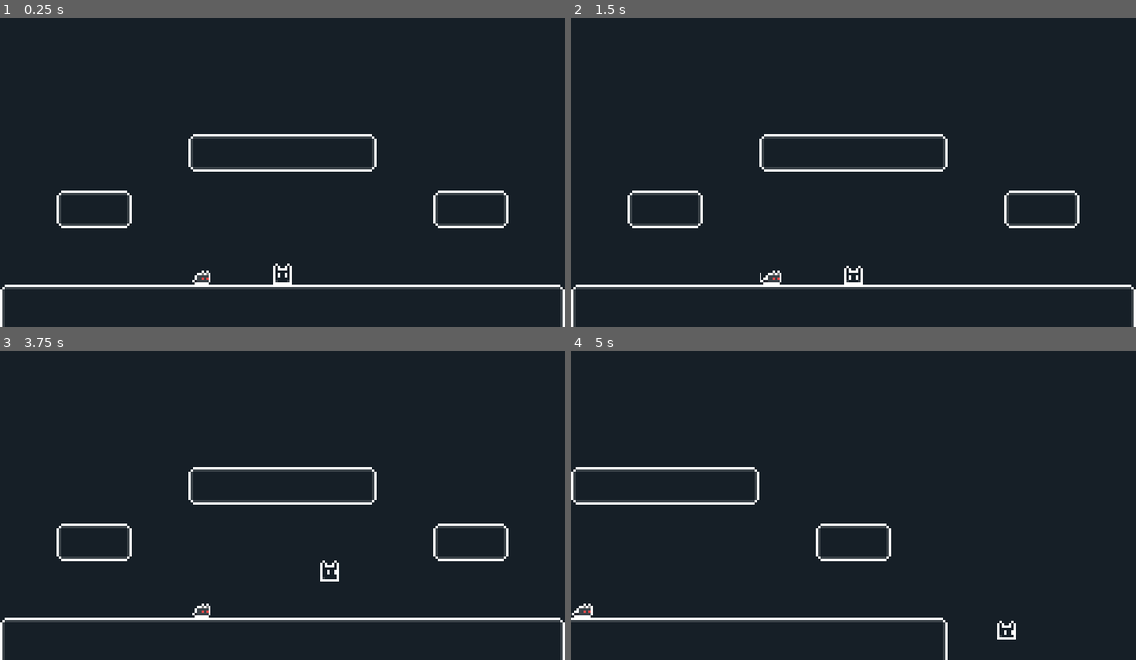
Above: before the commit, frames 1-4 (two rows, left to right).
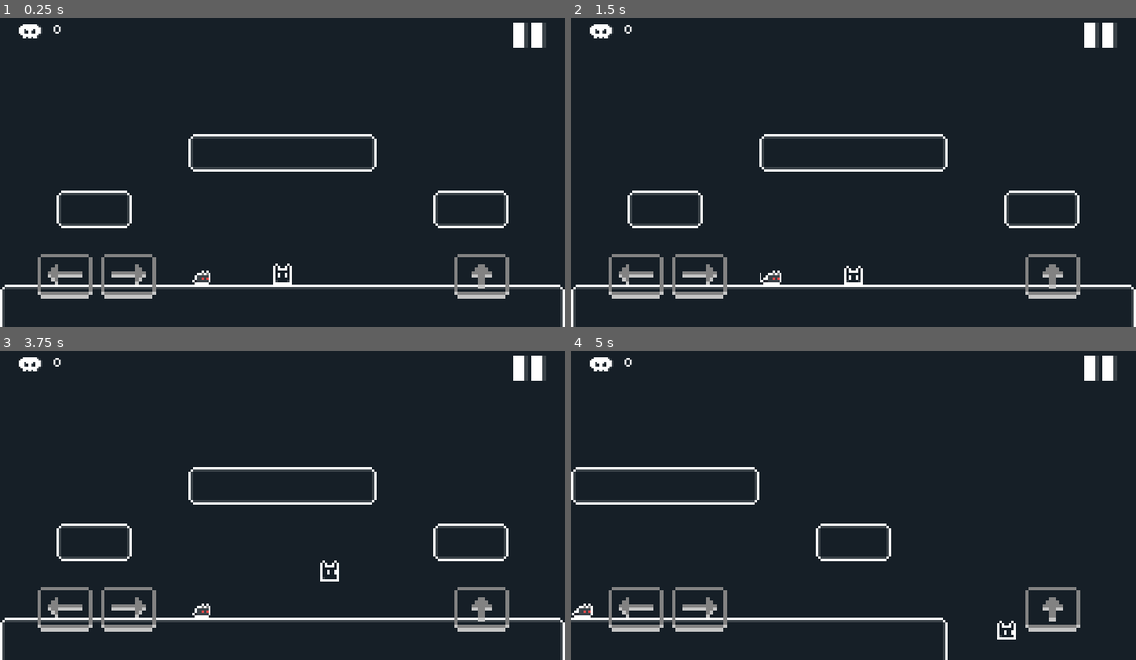
Above: after the commit, the same moments.

Repository: adityarahmanda/RabvantureGodot
Game: Godot game, scene res://Scenes/Game.tscn
Same seed, same stepped clock (60 frames per second), same inputs: the game is played once before the commit and once after it.
Inputs (mouse positions are in pixels of both pictures, inside the frame that each line leads up to):
- Up to frame 1 (0.25 s): no input
- Up to frame 2 (1.5 s): click (1102, 36) at 0.52 s; click (638, 277) at 1.27 s
- Up to frame 3 (3.75 s): click (129, 610) at 2.02 s; click (480, 610) at 2.77 s; tap Enter (ui_accept) at 3.5 s; hold Right (ui_right) from 3.53 s (still down)
- Up to frame 4 (5 s): keep holding Right (ui_right); tap Enter (ui_accept) at 3.77, 4.52 s

The runs differ from the first frame. In frame 1, 2.4% of the frame differs, in the area x 3-97%, y 1-91%; in frame 2, 2.4%; in frame 3, 2.4%; in frame 4, 2.4%.

Commit message:
create main canvas UI

Diff:
--- /dev/null
+++ b/Components/UI/MainCanvas.tscn
@@ -0,0 +1,120 @@
+[gd_scene load_steps=10 format=3 uid="uid://do70gvk84lf4u"]
+
+[ext_resource type="Script" path="res://Scenes/GameUI.gd" id="1_jxtuh"]
+[ext_resource type="Texture2D" uid="uid://ck25jqs26eslb" path="res://Sprites/Death_Icon.png" id="2_yaxwb"]
+[ext_resource type="Texture2D" uid="uid://dmx047q2aay1r" path="res://Sprites/Pause_Icon.png" id="3_af4s3"]
+[ext_resource type="Texture2D" uid="uid://cstfx8xbjy1ce" path="res://Sprites/SpriteAtlas/LeftInputButton.tres" id="4_pi05b"]
+[ext_resource type="Texture2D" uid="uid://c34dsctgexd4o" path="res://Sprites/SpriteAtlas/LeftPressedInputButton.tres" id="5_ghdgx"]
+[ext_resource type="Texture2D" uid="uid://l0gsbd8ud23h" path="res://Sprites/SpriteAtlas/RightInputButton.tres" id="6_pgs8b"]
+[ext_resource type="Texture2D" uid="uid://cfmbpss6ruwv" path="res://Sprites/SpriteAtlas/RightPressedInputButton.tres" id="7_ymh26"]
+[ext_resource type="Texture2D" uid="uid://b5ki4c688fvaf" path="res://Sprites/SpriteAtlas/UpInputButton.tres" id="8_2inei"]
+[ext_resource type="Texture2D" uid="uid://clq3kkw0fbt6s" path="res://Sprites/SpriteAtlas/UpPressedInputButton.tres" id="9_h2btb"]
+
+[node name="MainCanvas" type="CanvasLayer"]
+script = ExtResource("1_jxtuh")
+
+[node name="Control" type="Control" parent="."]
+layout_mode = 3
+anchors_preset = 15
+anchor_right = 1.0
+anchor_bottom = 1.0
+grow_horizontal = 2
+grow_vertical = 2
+size_flags_horizontal = 3
+
+[node name="LeftTopContainer" type="HBoxContainer" parent="Control"]
+custom_minimum_size = Vector2(0, 8)
+layout_mode = 1
+offset_left = 8.0
+offset_top = 4.0
+offset_right = 28.0
+offset_bottom = 18.0
+size_flags_horizontal = 0
+size_flags_vertical = 0
+theme_override_constants/separation = 4
+
+[node name="TextureRect" type="TextureRect" parent="Control/LeftTopContainer"]
+custom_minimum_size = Vector2(10, 10.5)
+layout_mode = 2
+size_flags_vertical = 0
+texture = ExtResource("2_yaxwb")
+expand_mode = 1
+stretch_mode = 5
+
+[node name="DeathCountLabel" type="Label" parent="Control/LeftTopContainer"]
+unique_name_in_owner = true
+layout_mode = 2
+size_flags_horizontal = 0
+size_flags_vertical = 0
+theme_override_font_sizes/font_size = 6
+text = "0"
+vertical_alignment = 1
+uppercase = true
+
+[node name="RightTopContainer" type="HBoxContainer" parent="Control"]
+custom_minimum_size = Vector2(0, 8)
+layout_mode = 1
+anchors_preset = 1
+anchor_left = 1.0
+anchor_right = 1.0
+offset_left = -22.0
+offset_top = 4.0
+offset_right = -8.0
+offset_bottom = 18.0
+grow_horizontal = 0
+size_flags_horizontal = 8
+size_flags_vertical = 0
+theme_override_constants/separation = 4
+
+[node name="PauseButton" type="TextureButton" parent="Control/RightTopContainer"]
+unique_name_in_owner = true
+custom_minimum_size = Vector2(14, 14)
+layout_mode = 2
+texture_normal = ExtResource("3_af4s3")
+stretch_mode = 5
+
+[node name="BottomLeftContainer" type="HBoxContainer" parent="Control"]
+layout_mode = 1
+anchors_preset = 2
+anchor_top = 1.0
+anchor_bottom = 1.0
+offset_left = 16.0
+offset_top = -31.0
+offset_right = 66.0
+offset_bottom = -12.0
+grow_vertical = 0
+
+[node name="LeftInputButton" type="TextureButton" parent="Control/BottomLeftContainer"]
+custom_minimum_size = Vector2(23.2, 19.2)
+layout_mode = 2
+texture_normal = ExtResource("4_pi05b")
+texture_pressed = ExtResource("5_ghdgx")
+stretch_mode = 4
+
+[node name="RightInputButton" type="TextureButton" parent="Control/BottomLeftContainer"]
+custom_minimum_size = Vector2(23.2, 19.2)
+layout_mode = 2
+texture_normal = ExtResource("6_pgs8b")
+texture_pressed = ExtResource("7_ymh26")
+stretch_mode = 4
+
+[node name="BottomRightContainer" type="HBoxContainer" parent="Control"]
+layout_mode = 1
+anchors_preset = 3
+anchor_left = 1.0
+anchor_top = 1.0
+anchor_right = 1.0
+anchor_bottom = 1.0
+offset_left = -47.0
+offset_top = -31.0
+offset_right = -24.0
+offset_bottom = -12.0
+grow_horizontal = 0
+grow_vertical = 0
+
+[node name="UpInputButton" type="TextureButton" parent="Control/BottomRightContainer"]
+custom_minimum_size = Vector2(23.2, 19.2)
+layout_mode = 2
+texture_normal = ExtResource("8_2inei")
+texture_pressed = ExtResource("9_h2btb")
+stretch_mode = 4
--- /dev/null
+++ b/Fonts/SilkScreen.tres
@@ -0,0 +1,9 @@
+[gd_resource type="FontVariation" load_steps=2 format=3 uid="uid://c46yw2qrsmjj4"]
+
+[ext_resource type="FontFile" uid="uid://jmlkf1hswfmw" path="res://Fonts/Silkscreen-Regular.ttf" id="1_xxuh2"]
+
+[resource]
+base_font = ExtResource("1_xxuh2")
+opentype_features = {
+1667329140: 0
+}
--- a/Scenes/Game.tscn
+++ b/Scenes/Game.tscn
@@ -1,8 +1,9 @@
-[gd_scene load_steps=6 format=3 uid="uid://0r8n88s6vpf"]
+[gd_scene load_steps=7 format=3 uid="uid://0r8n88s6vpf"]
 
 [ext_resource type="Script" path="res://Scripts/_Core/GameManager.gd" id="1_a6ent"]
 [ext_resource type="PackedScene" uid="uid://cn8jvk4udikk5" path="res://Scenes/WorldTest.tscn" id="2_kj4xq"]
 [ext_resource type="Script" path="res://Scripts/_Core/GameCamera.gd" id="3_lbwio"]
+[ext_resource type="PackedScene" uid="uid://do70gvk84lf4u" path="res://Components/UI/MainCanvas.tscn" id="3_pp1ww"]
 [ext_resource type="PackedScene" uid="uid://8dxu3a8poib7" path="res://Components/Entities/Player.tscn" id="3_qlgy4"]
 [ext_resource type="PackedScene" uid="uid://d0vxcbdepsvch" path="res://Components/Entities/EnemyRat.tscn" id="4_wt5pl"]
 
@@ -25,6 +26,8 @@
 editor_draw_drag_margin = true
 script = ExtResource("3_lbwio")
 
+[node name="MainCanvas" parent="." instance=ExtResource("3_pp1ww")]
+
 [node name="World" parent="." instance=ExtResource("2_kj4xq")]
 
 [node name="Player" parent="." instance=ExtResource("3_qlgy4")]
--- /dev/null
+++ b/Scenes/GameUI.gd
@@ -0,0 +1,15 @@
+extends CanvasLayer
+class_name GameUI
+
+@onready var death_count_label : Label = %DeathCountLabel
+@onready var pauseButton : TextureButton = %PauseButton
+
+func _ready() -> void:
+	assign_button_callbacks()
+	death_count_label.text = str(Global.death_count)
+
+func assign_button_callbacks() -> void:
+	pauseButton.button_up.connect(on_pressed_pause_button.bind())
+
+func on_pressed_pause_button() -> void:
+	print("Pause")
--- /dev/null
+++ b/Sprites/SpriteAtlas/LeftInputButton.tres
@@ -0,0 +1,7 @@
+[gd_resource type="AtlasTexture" load_steps=2 format=3 uid="uid://cstfx8xbjy1ce"]
+
+[ext_resource type="Texture2D" uid="uid://c6mnytjmksb2v" path="res://Sprites/Input_Buttons.png" id="1_27s8l"]
+
+[resource]
+atlas = ExtResource("1_27s8l")
+region = Rect2(0, 0, 16, 13)
--- /dev/null
+++ b/Sprites/SpriteAtlas/LeftPressedInputButton.tres
@@ -0,0 +1,7 @@
+[gd_resource type="AtlasTexture" load_steps=2 format=3 uid="uid://c34dsctgexd4o"]
+
+[ext_resource type="Texture2D" uid="uid://c6mnytjmksb2v" path="res://Sprites/Input_Buttons.png" id="1_ff7yc"]
+
+[resource]
+atlas = ExtResource("1_ff7yc")
+region = Rect2(0, 13, 16, 13)
--- /dev/null
+++ b/Sprites/SpriteAtlas/RightInputButton.tres
@@ -0,0 +1,7 @@
+[gd_resource type="AtlasTexture" load_steps=2 format=3 uid="uid://l0gsbd8ud23h"]
+
+[ext_resource type="Texture2D" uid="uid://c6mnytjmksb2v" path="res://Sprites/Input_Buttons.png" id="1_41myk"]
+
+[resource]
+atlas = ExtResource("1_41myk")
+region = Rect2(16, 0, 16, 13)
--- /dev/null
+++ b/Sprites/SpriteAtlas/RightPressedInputButton.tres
@@ -0,0 +1,7 @@
+[gd_resource type="AtlasTexture" load_steps=2 format=3 uid="uid://cfmbpss6ruwv"]
+
+[ext_resource type="Texture2D" uid="uid://c6mnytjmksb2v" path="res://Sprites/Input_Buttons.png" id="1_oorpt"]
+
+[resource]
+atlas = ExtResource("1_oorpt")
+region = Rect2(16, 13, 16, 13)
--- /dev/null
+++ b/Sprites/SpriteAtlas/UpInputButton.tres
@@ -0,0 +1,7 @@
+[gd_resource type="AtlasTexture" load_steps=2 format=3 uid="uid://b5ki4c688fvaf"]
+
+[ext_resource type="Texture2D" uid="uid://c6mnytjmksb2v" path="res://Sprites/Input_Buttons.png" id="1_3q8vd"]
+
+[resource]
+atlas = ExtResource("1_3q8vd")
+region = Rect2(32, 0, 16, 13)
--- /dev/null
+++ b/Sprites/SpriteAtlas/UpPressedInputButton.tres
@@ -0,0 +1,7 @@
+[gd_resource type="AtlasTexture" load_steps=2 format=3 uid="uid://clq3kkw0fbt6s"]
+
+[ext_resource type="Texture2D" uid="uid://c6mnytjmksb2v" path="res://Sprites/Input_Buttons.png" id="1_77wyu"]
+
+[resource]
+atlas = ExtResource("1_77wyu")
+region = Rect2(32, 13, 16, 13)
--- a/project.godot
+++ b/project.godot
@@ -29,6 +29,10 @@
 window/stretch/mode="canvas_items"
 window/stretch/aspect="expand"
 
+[gui]
+
+theme/custom_font="res://Fonts/SilkScreen.tres"
+
 [rendering]
 
 textures/canvas_textures/default_texture_filter=0
Binary file added: Fonts/Silkscreen-Regular.ttf
Not shown, added: Fonts/Silkscreen-Regular.ttf.import
